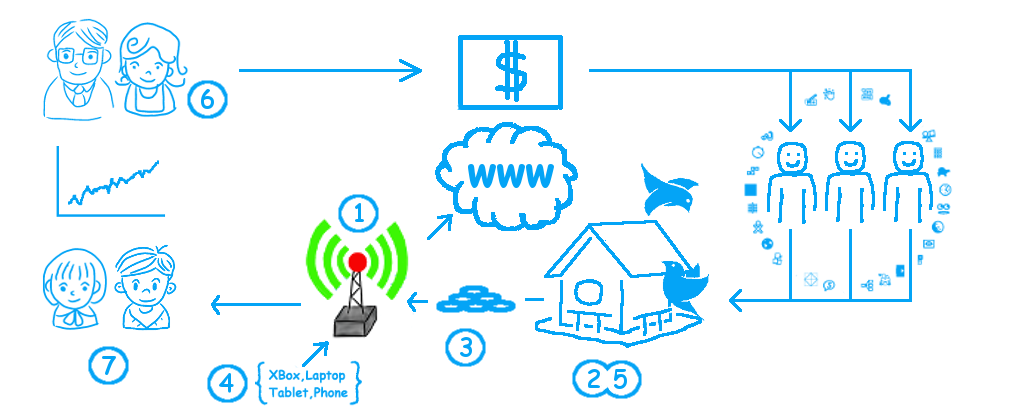
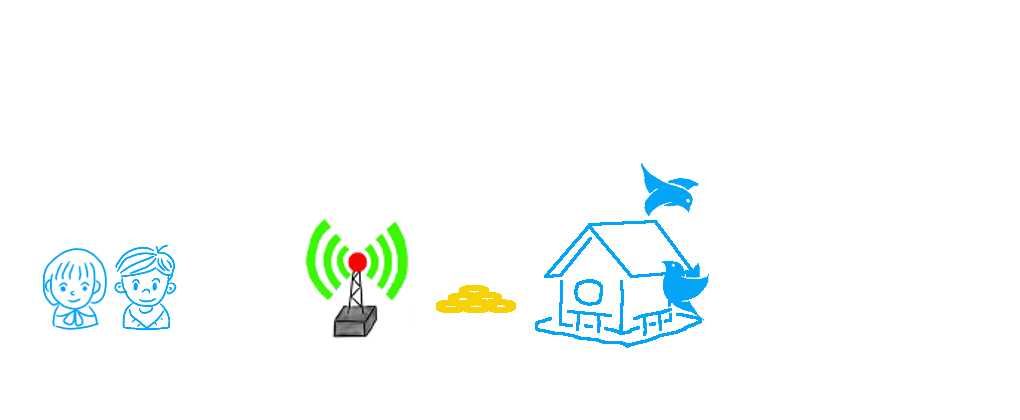
The second 1020x420 image is a revision of the first. Changes to its layers:
hid "Sugarizer" over [744, 88, 953, 294]
hid "Numbers" over [88, 80, 642, 403]
hid "Graph" over [56, 146, 166, 217]
hid "WWW" over [432, 109, 606, 241]
hid "Devices" over [255, 357, 362, 406]
hid "Arrows" over [211, 59, 922, 367]
hid "Developers" over [767, 141, 933, 224]
hid "Fee" over [457, 35, 563, 110]
added layer "Gold Credits" above "Credits" over [436, 285, 516, 313]
hid "mom" over [114, 22, 189, 118]
hid "dad" over [43, 18, 115, 122]
painted on "whiteBG" over [239, 59, 922, 312]
